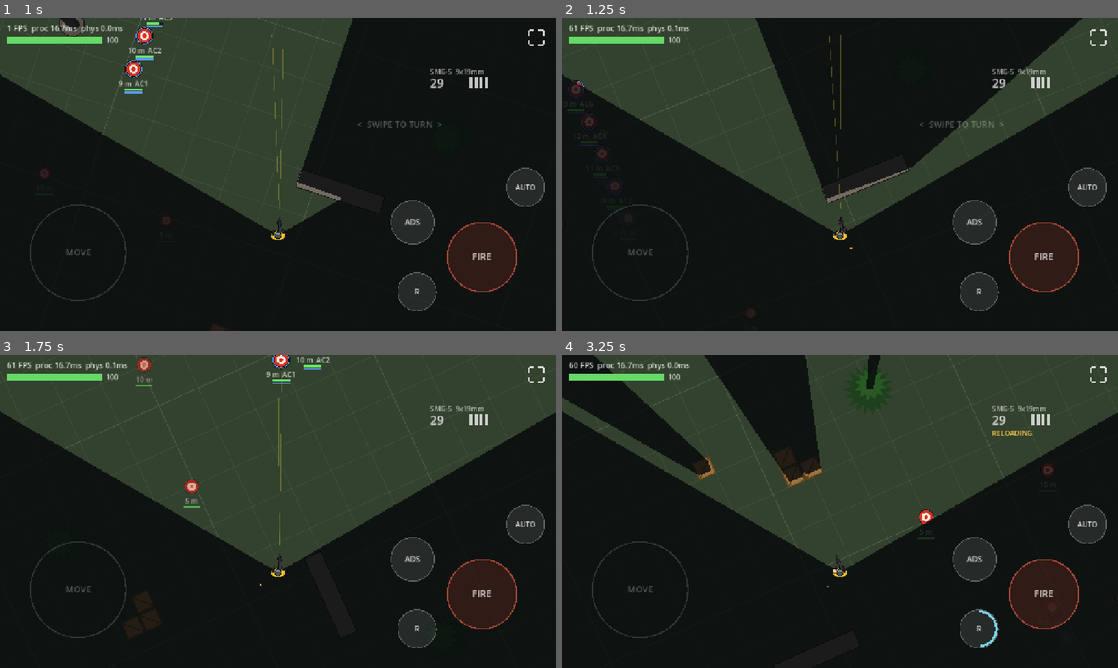
Above: before the commit, frames 1-4 (two rows, left to right).
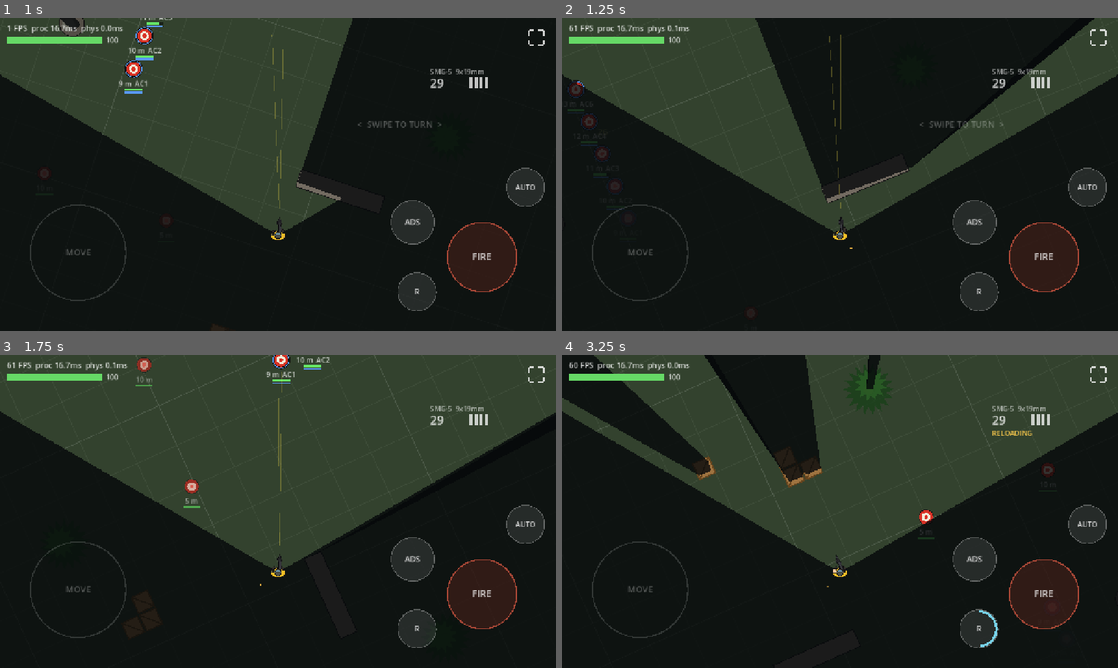
Above: after the commit, the same moments.

Repository: jklrjklr/zhukov
Game: Godot game, scene res://scenes/main.tscn
Two runs of this game, one before a commit and one after it. Both use one fixed random seed, a clock stepped at 60 frames per second and the inputs below.
Inputs (mouse positions are in pixels of both pictures, inside the frame that each line leads up to):
- Up to frame 1 (1 s): tap Enter at 0.5 s; move the mouse to (250, 237) at 0.52 s; hold W from 0.53 s (still down); hold E from 0.53 s (still down); click (250, 237) at 0.67 s; tap Space at 0.77 s
- Up to frame 2 (1.25 s): keep holding W; keep holding E
- Up to frame 3 (1.75 s): release W at 1.25 s; release E at 1.25 s; drag from (444, 558) to (250, 574) at 1.27 s
- Up to frame 4 (3.25 s): move the mouse to (673, 464) at 2.02 s; hold A 2.03-2.75 s; tap R at 2.1 s; drag from (867, 511) to (673, 464) at 2.77 s

Frame 1 is identical in both runs. In frame 2, 0.5% of the frame differs, in the area x 63-96%, y 0-47%; in frame 3, less than 0.1%; in frame 4, less than 0.1%.

Commit message:
Vision overlay: draw darkness as one triangle batch (no triangulation errors)
Co-Authored-By: Claude Opus 5.5 <noreply@anthropic.com>
Claude-Session: https://claude.ai/code/session_01CuvFDQ8S82ziWJ7Azt1Yc4

Diff:
--- a/scripts/vision.gd
+++ b/scripts/vision.gd
@@ -101,18 +101,26 @@
 func _draw() -> void:
 	if _ends.is_empty():
 		return
-	# Darkness outside the cone: one big fan from the head around the back.
-	var back := PackedVector2Array([_origin])
+	# One triangle batch (no triangulation, one draw call):
+	# - a fan from the head around the back (outside the cone),
+	# - inside the cone, the strip between each ray's visible end and FAR.
+	var pts := PackedVector2Array()
 	var steps := 24
-	for i in steps + 1:
+	var prev := _origin + _forward.rotated(_half_fov) * FAR
+	for i in range(1, steps + 1):
 		var a := lerpf(_half_fov, TAU - _half_fov, float(i) / steps)
-		back.append(_origin + _forward.rotated(a) * FAR)
-	draw_colored_polygon(back, DARK)
-	# Darkness beyond each ray's visible end, inside the cone.
+		var cur := _origin + _forward.rotated(a) * FAR
+		pts.append_array([_origin, prev, cur])
+		prev = cur
 	for i in RAYS:
-		var a0 := lerpf(-_half_fov, _half_fov, float(i) / RAYS)
-		var a1 := lerpf(-_half_fov, _half_fov, float(i + 1) / RAYS)
-		draw_colored_polygon(PackedVector2Array([
-			_ends[i], _ends[i + 1],
-			_origin + _forward.rotated(a1) * FAR, _origin + _forward.rotated(a0) * FAR,
-		]), DARK)
+		var f0 := _origin + _forward.rotated(lerpf(-_half_fov, _half_fov, float(i) / RAYS)) * FAR
+		var f1 := _origin + _forward.rotated(lerpf(-_half_fov, _half_fov, float(i + 1) / RAYS)) * FAR
+		pts.append_array([_ends[i], _ends[i + 1], f1, _ends[i], f1, f0])
+	var indices := PackedInt32Array()
+	indices.resize(pts.size())
+	for i in pts.size():
+		indices[i] = i
+	var colors := PackedColorArray()
+	colors.resize(pts.size())
+	colors.fill(DARK)
+	RenderingServer.canvas_item_add_triangle_array(get_canvas_item(), indices, pts, colors)
